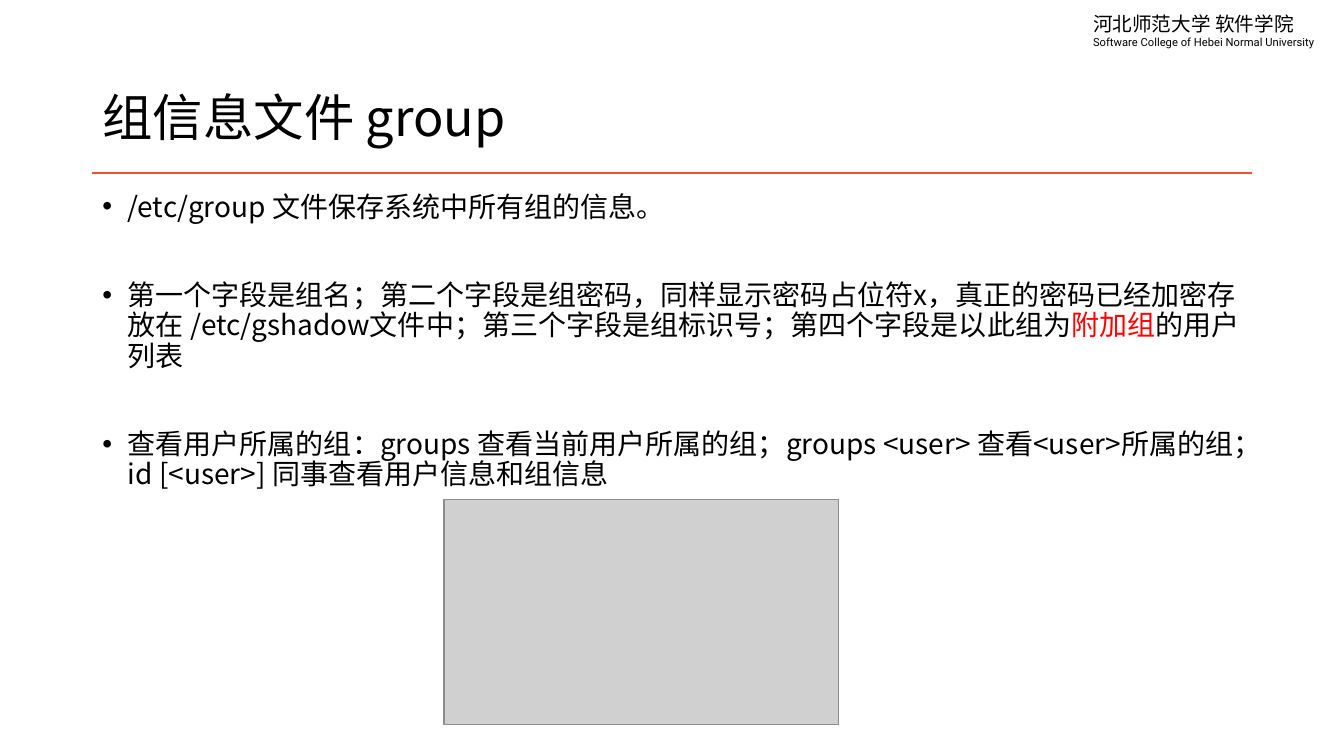
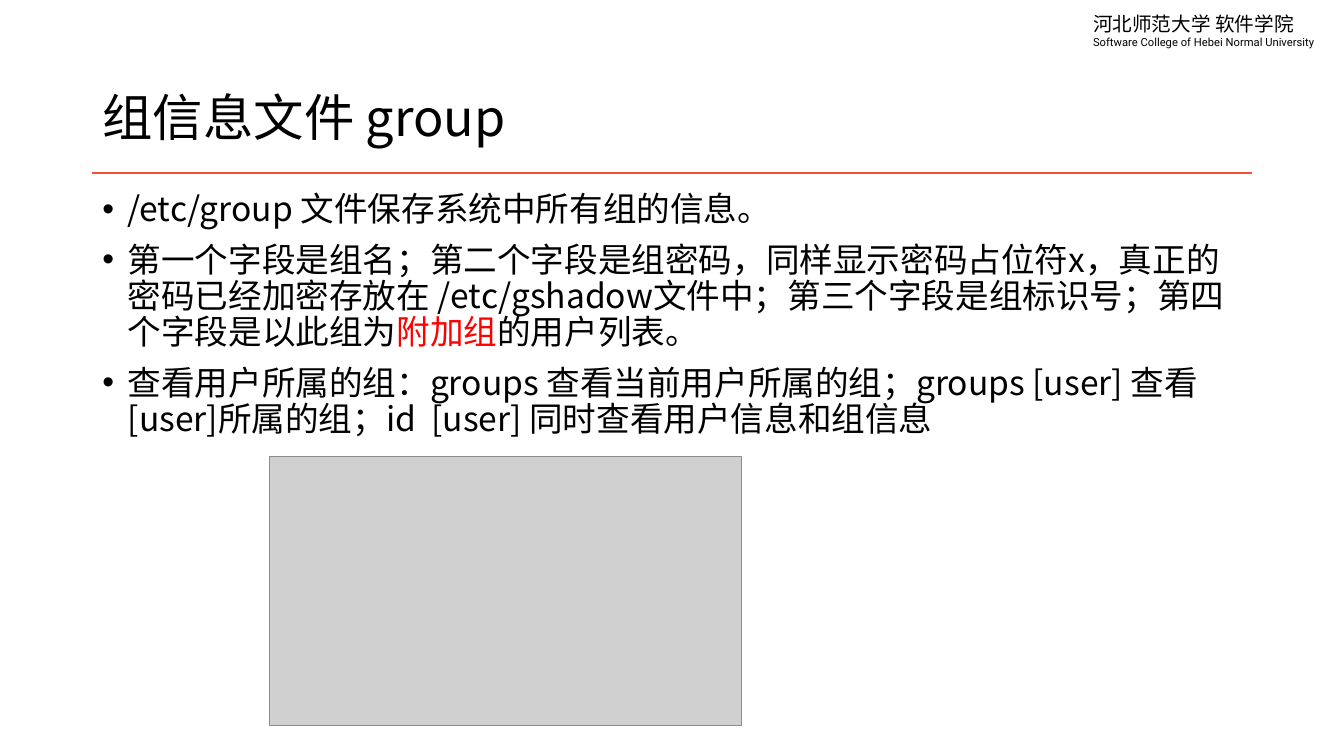
Before and after one commit to edu2act/course-linux-system, a slide deck: slide 7 of materials/slides/ch05-user-managment.pptx (slide 6 before the commit). Drawn at 1344x756 pixels with LibreOffice and Linux fonts; fonts in the diff are those of the drawing; grey boxes stand for pictures. Boxes give left, top, right and bottom in pixels: in the first picture for what was removed or moved away, otherwise in the second. Text is boxed around its words. In the diff, an @@ line names an element or a change of style, - is before the commit and + after.

```diff
--- a/materials/slides/ch05-user-managment.pptx
+++ b/materials/slides/ch05-user-managment.pptx
@@ text at [128,192,771,230]: size 20 to 24 pt in "/etc/group 文件保存系统中所有组的信息。" @@
@@ text at [128,243,1225,437]: text changed; size 20 to 24 pt @@
-• 第一个字段是组名；第二个字段是组密码，同样显示密码占位符x，真正的密码已经加密存放在 /etc/gshadow文件中；第三个字段是组标识号；第四个字段是以此组为附加组的用户列表
-• 查看用户所属的组：groups 查看当前用户所属的组；groups <user> 查看<user>所属的组；id [<user>] 同事查看用户信息和组信息
+• 第一个字段是组名；第二个字段是组密码，同样显示密码占位符x，真正的密码已经加密存放在 /etc/gshadow文件中；第三个字段是组标识号；第四个字段是以此组为附加组的用户列表。
+• 查看用户所属的组：groups 查看当前用户所属的组；groups [user] 查看[user]所属的组；id [user] 同时查看用户信息和组信息
@@ picture: place and size @@
-picture at [444,500,838,725]
+picture at [269,457,741,726]
```
Also in this commit, not shown: 11 other slides changed, 2 slides added, 4 slides removed, 4 other files.
